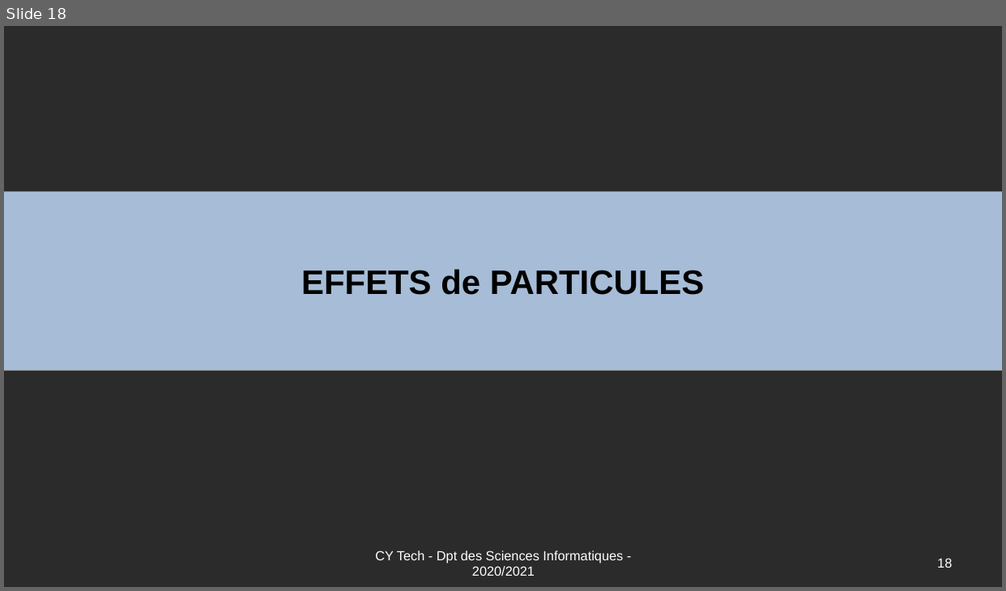
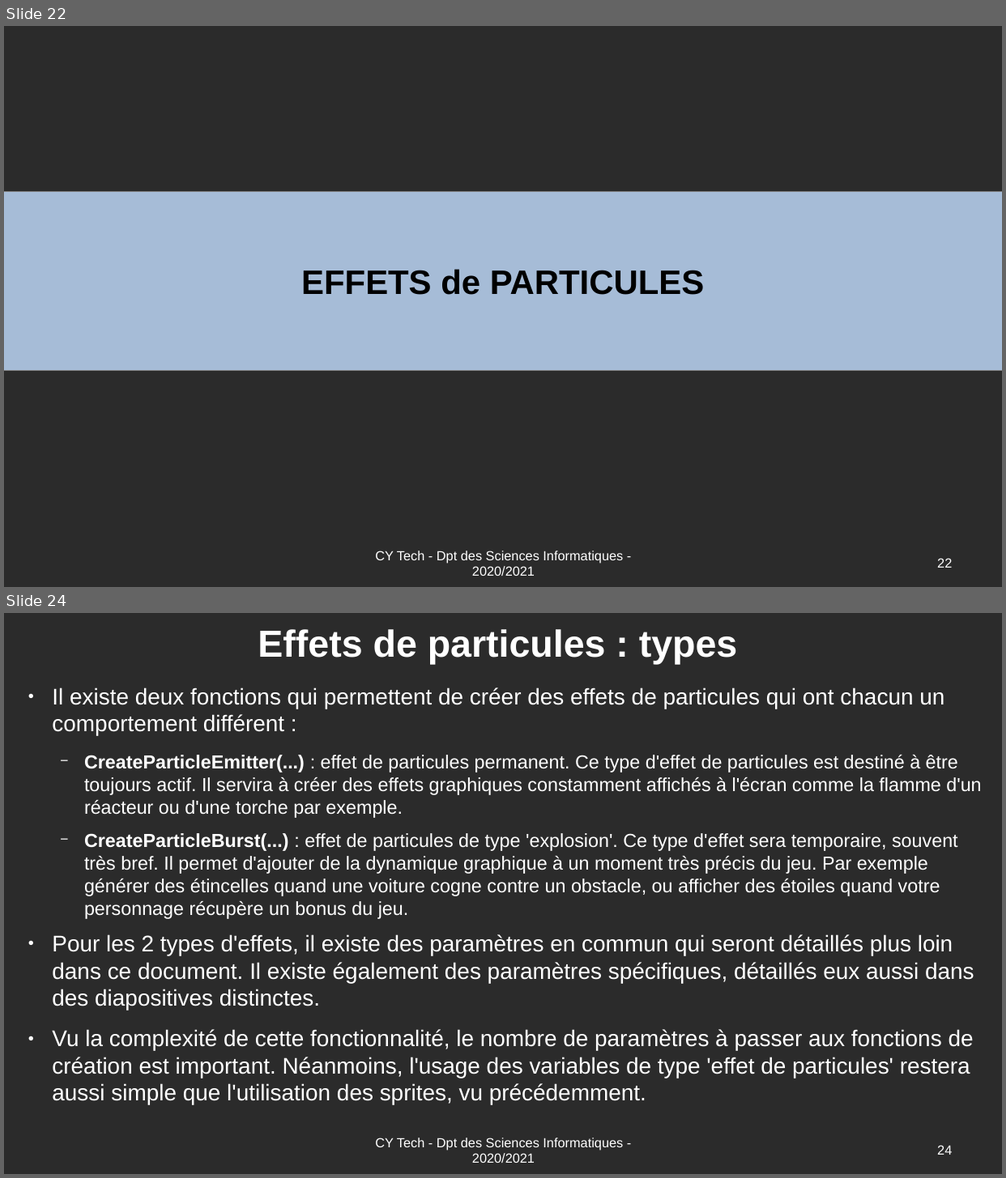
Before and after one commit to Romuald78/pyArcade, a slide deck: doc/UE_Libre_Jeu_Arcade_Documentation.odp. Shown one above the other, each under a label of ours: slide 18 before the commit, slides 22 and 24 after it; the slides between them are not shown. The pictures are 1006x591 and 1006x1178 pixels, drawn with LibreOffice and Linux fonts; fonts in the diff are those of the drawing; background and template pictures are left out; a plain dark background stands for a picture behind light text. Boxes give left, top, right and bottom in pixels: in the first picture for what was removed or moved away, otherwise in the second. Text is boxed around its words. In the diff, an @@ line names an element or a change of style, - is before the commit and + after.

```diff
--- a/doc/UE_Libre_Jeu_Arcade_Documentation.odp
+++ b/doc/UE_Libre_Jeu_Arcade_Documentation.odp
@@ slide 24 added at (4,613,1002,1174), background picture (left out) @@
@@ title added at (258,629,738,664), 40 pt, text #FFFFFF, bold @@
+Effets de particules : types
@@ text added at (52,714,981,1105), 20 pt, text #FFFFFF @@
+● Il existe deux fonctions qui permettent de créer des effets de particules qui ont chacun un comportement différent :
+  − CreateParticleEmitter(...) : effet de particules permanent. Ce type d'effet de particules est destiné à être toujours actif. Il servira à créer des effets graphiques constamment affichés à l'écran comme la flamme d'un réacteur ou d'une torche par exemple.
+  − CreateParticleBurst(...) : effet de particules de type 'explosion'. Ce type d'effet sera temporaire, souvent très bref. Il permet d'ajouter de la dynamique graphique à un moment très précis du jeu. Par exemple générer des étincelles quand une voiture cogne contre un obstacle, ou afficher des étoiles quand votre personnage récupère un bonus du jeu.
+● Pour les 2 types d'effets, il existe des paramètres en commun qui seront détaillés plus loin dans ce document. Il existe également des paramètres spécifiques, détaillés eux aussi dans des diapositives distinctes.
+● Vu la complexité de cette fonctionnalité, le nombre de paramètres à passer aux fonctions de création est important. Néanmoins, l'usage des variables de type 'effet de particules' restera aussi simple que l'utilisation des sprites, vu précédemment.
@@ text added at (375,1138,623,1163), 14 pt, text #FFFFFF @@
+CY Tech - Dpt des Sciences Informatiques - 2020/2021
@@ page number added at (937,1145,952,1155), 14 pt, text #FFFFFF @@
+24
@@ what was slide 18 is now slide 22 @@
@@ page number at (937,558,952,568): text changed @@
-18
+22
```
Also in this commit, not shown: 3 slides changed, 4 other slides added, 2 other files.
